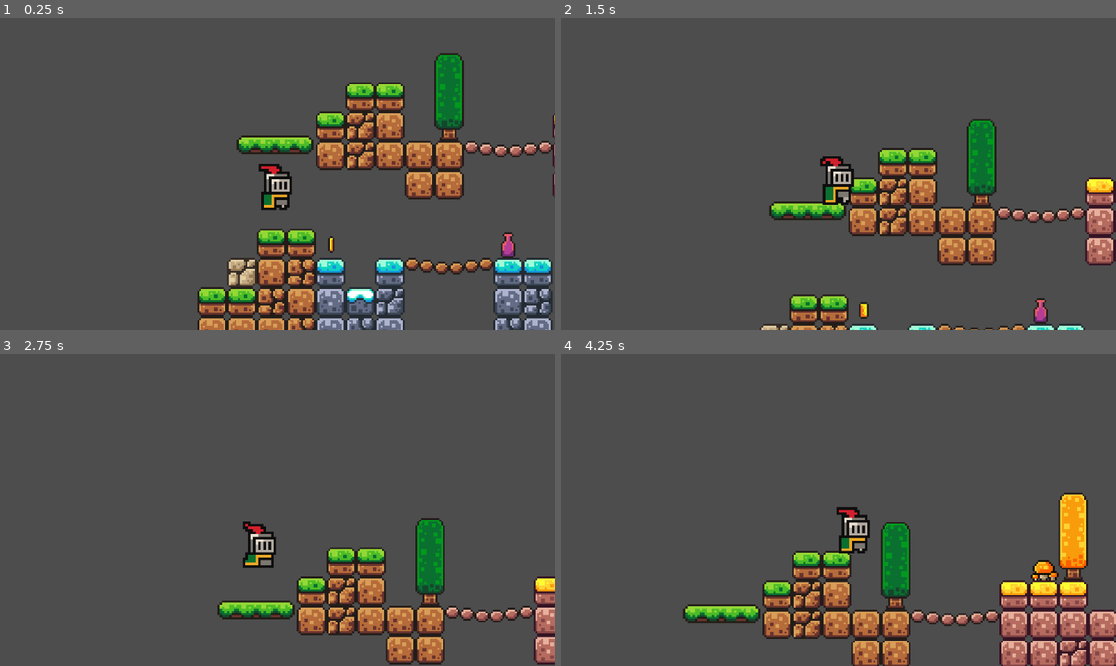
Above: before the commit, frames 1-4 (two rows, left to right).
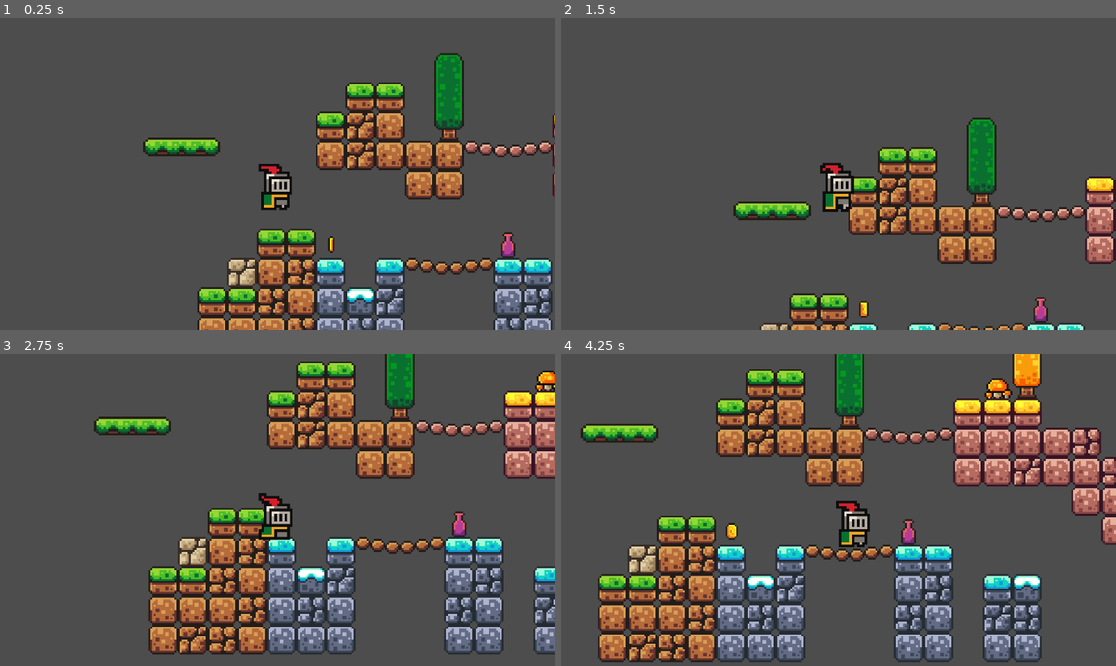
Above: after the commit, the same moments.

Repository: NISCHAY17/godot-first
Game: Godot game, scene res://SCENES/game.tscn
The game is run twice, just before and just after one commit, with the same random seed, the same clock (stepped at 60 frames per second) and the same inputs.
Inputs:
- Up to frame 1 (0.25 s): no input
- Up to frame 2 (1.5 s): tap Enter (ui_accept) at 0.5, 0.77 s; hold Right (ui_right) from 0.53 s (still down); tap Alt at 0.6 s; tap Shift at 1.35 s
- Up to frame 3 (2.75 s): tap Enter (ui_accept) at 1.52 s; release Right (ui_right) at 2.03 s; hold Left (ui_left) from 2.03 s (still down); tap Alt at 2.1 s
- Up to frame 4 (4.25 s): release Left (ui_left) at 2.78 s; hold Right (ui_right) from 2.78 s (still down); tap Shift at 2.85 s; tap Enter (ui_accept) at 3.02, 3.77 s; tap Alt at 3.6 s

The runs differ from the first frame. In frame 1, 1.6% of the frame differs, in the area x 25-57%, y 37-45%; in frame 2, 5.4%; in frame 3, 34%; in frame 4, 46%, in the area x 3-100%, y 0-100%.

Commit message:
animation go brrr

Diff:
--- a/SCENES/game.tscn
+++ b/SCENES/game.tscn
@@ -175,6 +175,44 @@
 physics_layer_0/collision_layer = 1
 sources/0 = SubResource("TileSetAtlasSource_l2rif")
 
+[sub_resource type="Animation" id="Animation_5m27e"]
+resource_name = "new_animation"
+length = 2.5
+loop_mode = 1
+tracks/0/type = "value"
+tracks/0/imported = false
+tracks/0/enabled = true
+tracks/0/path = NodePath(".:position")
+tracks/0/interp = 1
+tracks/0/loop_wrap = true
+tracks/0/keys = {
+"times": PackedFloat32Array(0, 1),
+"transitions": PackedFloat32Array(1, 1),
+"update": 0,
+"values": [Vector2(407.00006, 364), Vector2(662, 359.99997)]
+}
+
+[sub_resource type="Animation" id="Animation_ltfqq"]
+length = 0.001
+tracks/0/type = "value"
+tracks/0/imported = false
+tracks/0/enabled = true
+tracks/0/path = NodePath(".:position")
+tracks/0/interp = 1
+tracks/0/loop_wrap = true
+tracks/0/keys = {
+"times": PackedFloat32Array(0),
+"transitions": PackedFloat32Array(1),
+"update": 0,
+"values": [Vector2(651, 358)]
+}
+
+[sub_resource type="AnimationLibrary" id="AnimationLibrary_ggca4"]
+_data = {
+&"RESET": SubResource("Animation_ltfqq"),
+&"new_animation": SubResource("Animation_5m27e")
+}
+
 [sub_resource type="Animation" id="Animation_l2rif"]
 resource_name = "new_animation"
 length = 2.9
@@ -233,8 +271,14 @@
 layer_0/tile_data = PackedInt32Array(-65536, 0, 1, -131071, 0, 1, -131072, 0, 1, -65535, 65536, 0, -196608, 0, 0, -1966 …(2112 unchanged characters)…
 
 [node name="PLATFORM" parent="." instance=ExtResource("3_l2rif")]
-position = Vector2(656, 359)
+position = Vector2(651, 358)
 scale = Vector2(5.0137825, 4.333945)
+
+[node name="AnimationPlayer" type="AnimationPlayer" parent="PLATFORM"]
+libraries = {
+&"": SubResource("AnimationLibrary_ggca4")
+}
+autoplay = "new_animation"
 
 [node name="PLATFORM2" parent="." instance=ExtResource("3_l2rif")]
 position = Vector2(1779.0001, 484.00003)
Not shown: 1 places in SCENES/game.tscn that only renumber resources
